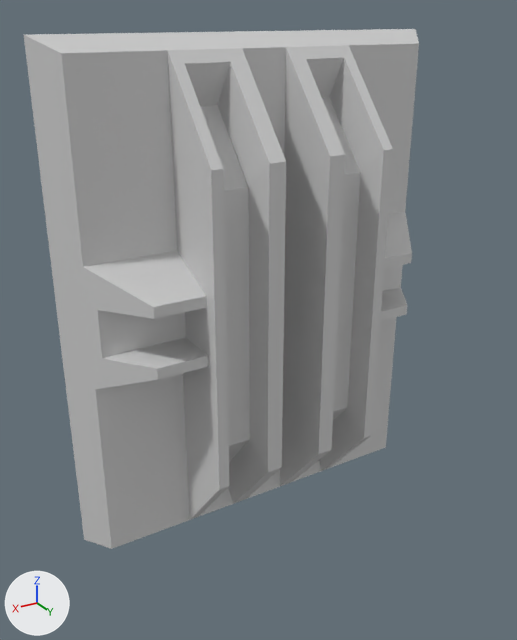
An edit to the COLLADA model Objects3d/wall3.dae, drawn before and after from the same camera.
One viewpoint serves both versions: a 50 mm camera at (124.0, 214.0, 178.0) aimed at (6.0, 17.0, 80.0). Arrows for +X, +Y and +Z are at lower left; the lights stay in place.
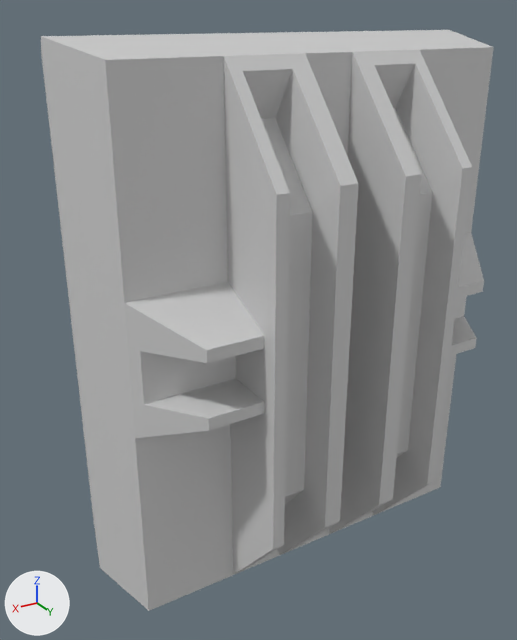
The newer file is also turned or shifted as a whole; pictures and numbers use the older file's frame.

Pixel boxes [x1, y1, x2, y2] of what changed, in the pictures (517 x 640 px; the box of a moved part takes in the faces that stretch with it):
'Cube_001', reshaped (15% wider, 12% taller): before [24, 29, 419, 549]; after [41, 30, 494, 611]
part 1 of me_cube, moved or reshaped: before [24, 29, 419, 549]; after [41, 30, 492, 611]
part 2 of me_cube, moved or reshaped: before [61, 43, 419, 549]; after [105, 47, 494, 611]

Patch to the scene script:
```diff
--- a/Objects3d/wall3.dae.py
+++ b/Objects3d/wall3.dae.py
@@ me_cube @@
 me_cube.from_pydata(...)  # 213 vertices, 400 faces; spans x -71.0..71.0, y -36.0..36.0, z -84.0..89.0
 # used by ob_cube_001; location = (0.0, 0.0, 84.0)
+# me_cube part 1: all 9 vertices in x -71.0..71.0, y 0.0, z -84.0..89.0 are moved by (0.0, 17.0, 0.0)
+# me_cube part 2: all 102 vertices in x -64.0..64.0, y 4.0..36.0, z -84.0..84.0 are moved by (0.0, 34.0, 0.0)
 me_cube.materials.append(mat_material)
```
